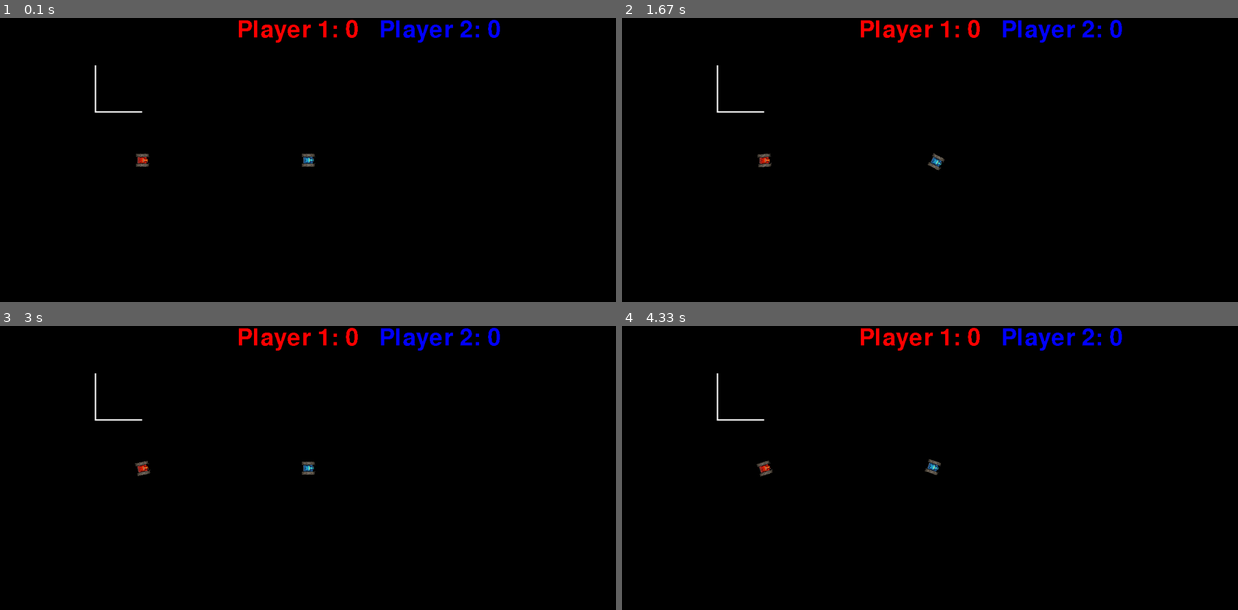
Above: before the commit, frames 1-4 (two rows, left to right).
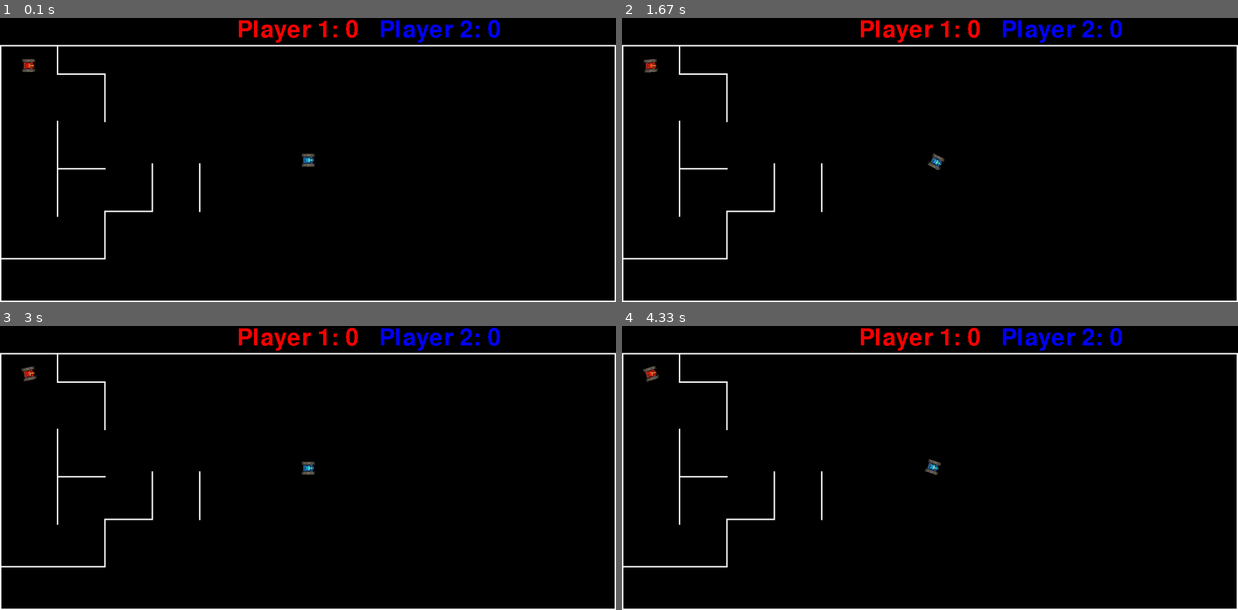
Above: after the commit, the same moments.

Repository: SkullinTheJar/ExamProgram
Game: pygame game, started from main testing.py
Two runs of this game, one before a commit and one after it. Both use one fixed random seed, a clock stepped at 60 frames per second and the inputs below.
Inputs:
- Up to frame 1 (0.1 s): no input
- Up to frame 2 (1.67 s): hold Right 0.33-0.8 s; hold Up 0.83-1.13 s; tap F at 0.9, 1.23, 1.53 s; tap T at 0.98 s; hold Right 1.17-1.63 s; tap G at 1.32 s
- Up to frame 3 (3 s): hold Left 1.67-2.2 s; tap F at 1.73, 2.03, 2.3, 2.63, 2.93 s; hold Down 2.23-2.53 s; tap T at 2.38 s; hold Left 2.57-2.97 s; tap G at 2.72 s
- Up to frame 4 (4.33 s): hold Up 3-3.37 s; tap F at 3.07, 3.47, 3.77, 4.13 s; hold Right 3.4-4.03 s; tap T at 3.55 s; hold Down from 4.07 s (still down); tap G at 4.22 s

The runs differ from the first frame. In frame 1, 2.5% of the frame differs, in the area x 0-100%, y 9-100%; in frame 2, 2.5%; in frame 3, 2.5%; in frame 4, 2.5%.

Commit message:
Started making the map

Diff:
--- a/main testing.py
+++ b/main testing.py
@@ -178,9 +178,9 @@
         self.width = width
         self.orient = orient
         if orient:
-            self.image = pygame.Surface((length, width))
+            self.image = pygame.Surface((length + width, width))
         else:
-            self.image = pygame.Surface((width, length))
+            self.image = pygame.Surface((width, length + width))
         self.image.fill((255, 255, 255))
         self.image.set_colorkey((0, 0, 0))
         self.rect = self.image.get_rect()
@@ -195,7 +195,7 @@
         self.laserLength = laserLength
         self.cooldown = cooldown
         self.screen = pygame.display.set_mode(size)
-        self.player1StartPos = 300, 300
+        self.player1StartPos = 60, 100
         self.player2StartPos = 650, 300
         self.player1 = Player(1, self.player1StartPos, 0.75, 0.5, 'C:/Users/andre/OneDrive - AARHUS TECH/Programmering/ExamProgram/red tank.png')
         self.player2 = Player(2, self.player2StartPos, 0.75, 0.5, 'C:/Users/andre/OneDrive - AARHUS TECH/Programmering/ExamProgram/blue tank.png')
@@ -204,7 +204,13 @@
         self.players = pygame.sprite.Group(self.player1, self.player2)
         self.lasers = pygame.sprite.Group()
         self.lastShot = -cooldown
-        self.walls = pygame.sprite.Group(Wall((200, 200), True), Wall((200, 200), False))
+        self.walls = pygame.sprite.Group(
+            Wall((0, 60), True, self.size[0]), Wall((0, self.size[1]), False, self.size[1] - 60),
+            Wall((0, self.size[1]), True, self.size[0]), Wall((self.size[0] - 3, self.size[1]), False, self.size[1] - 60),
+            Wall((120, 120), False, 60), Wall((120, 120), True), Wall((220, 220), False), Wall((120, 320), False),
+            Wall((120, 320), True), Wall((120, 420), False), Wall((0, 510), True, 220), Wall((220, 510), False),
+            Wall((220, 410), True), Wall((320, 410), False), Wall((420, 410), False)
+            )
         self.p1score = 0
         self.p2score = 0
         self.font = pygame.font.Font(pygame.font.get_default_font(), 50)
